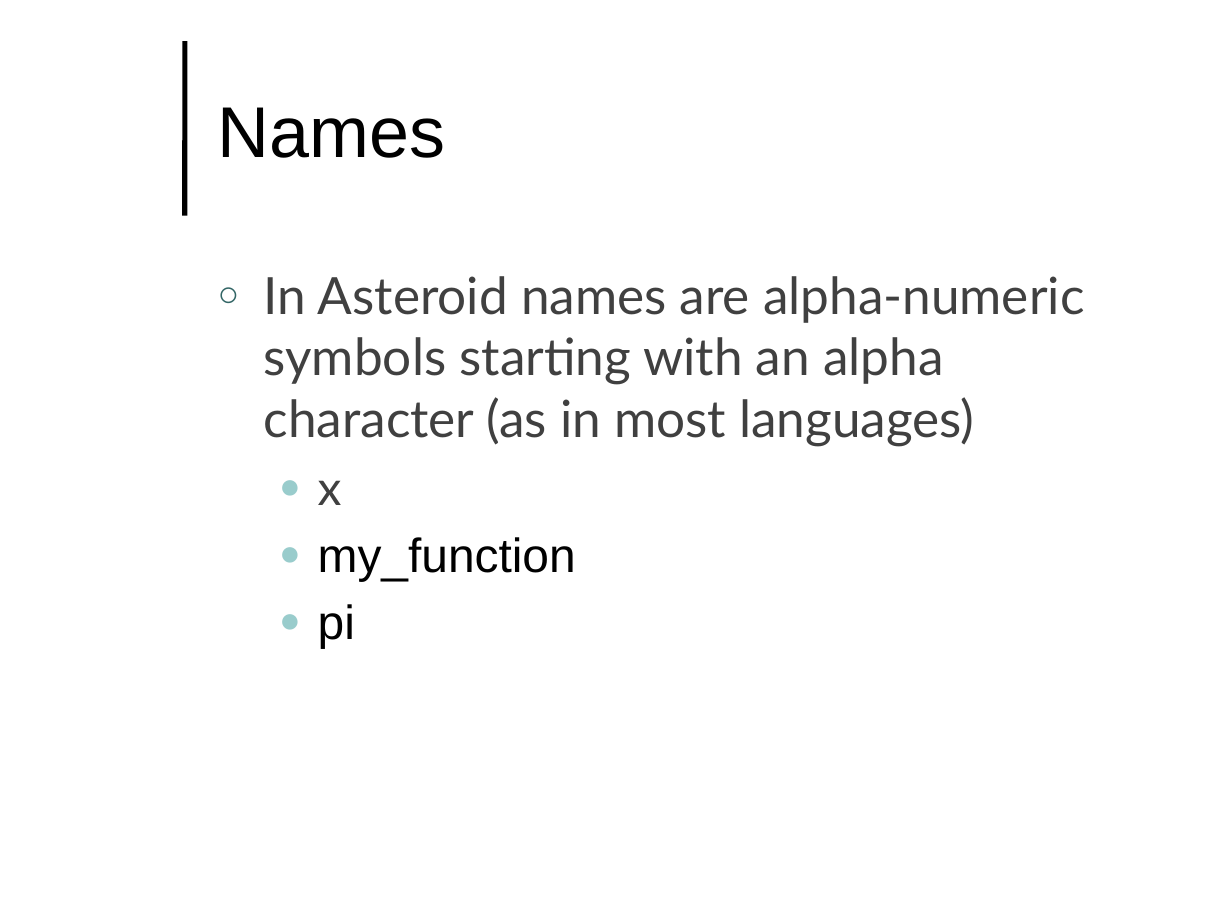
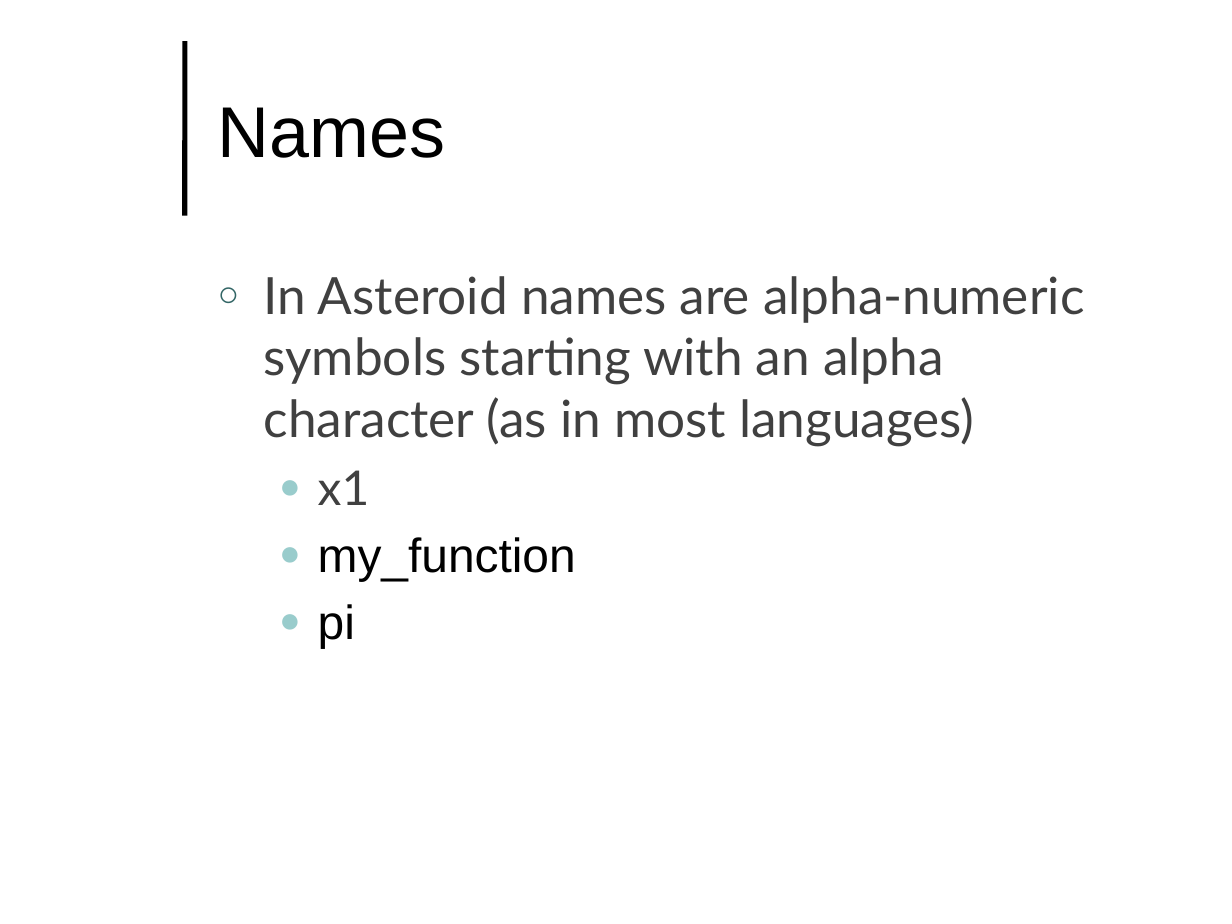
Before and after one commit to lutzhamel/CSC493, a slide deck: slide 3 of notes/csc493-ln002.pptx (slide 2 before the commit). Drawn at 1232x924 pixels with LibreOffice and Linux fonts; fonts in the diff are those of the drawing; background and template pictures are left out. Boxes give left, top, right and bottom in pixels: in the first picture for what was removed or moved away, otherwise in the second. Text is boxed around its words. In the diff, an @@ line names an element or a change of style, - is before the commit and + after.

```diff
--- a/notes/csc493-ln002.pptx
+++ b/notes/csc493-ln002.pptx
@@ text at [318, 470, 370, 505]: text changed @@
-  ● x
+  ● x1
```
Also in this commit, not shown: 4 other slides changed, 2 slides added, 25 other files.
